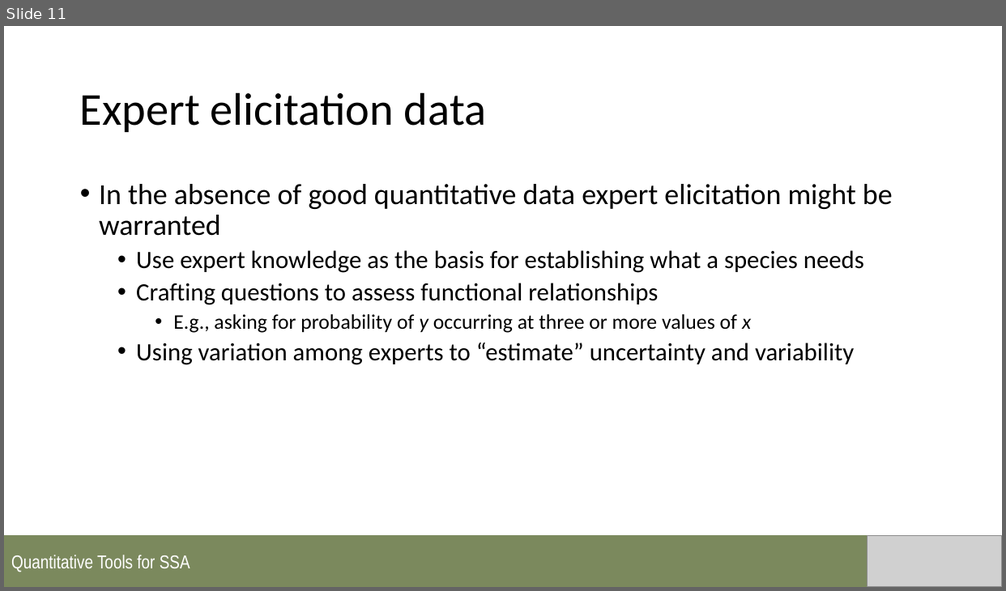
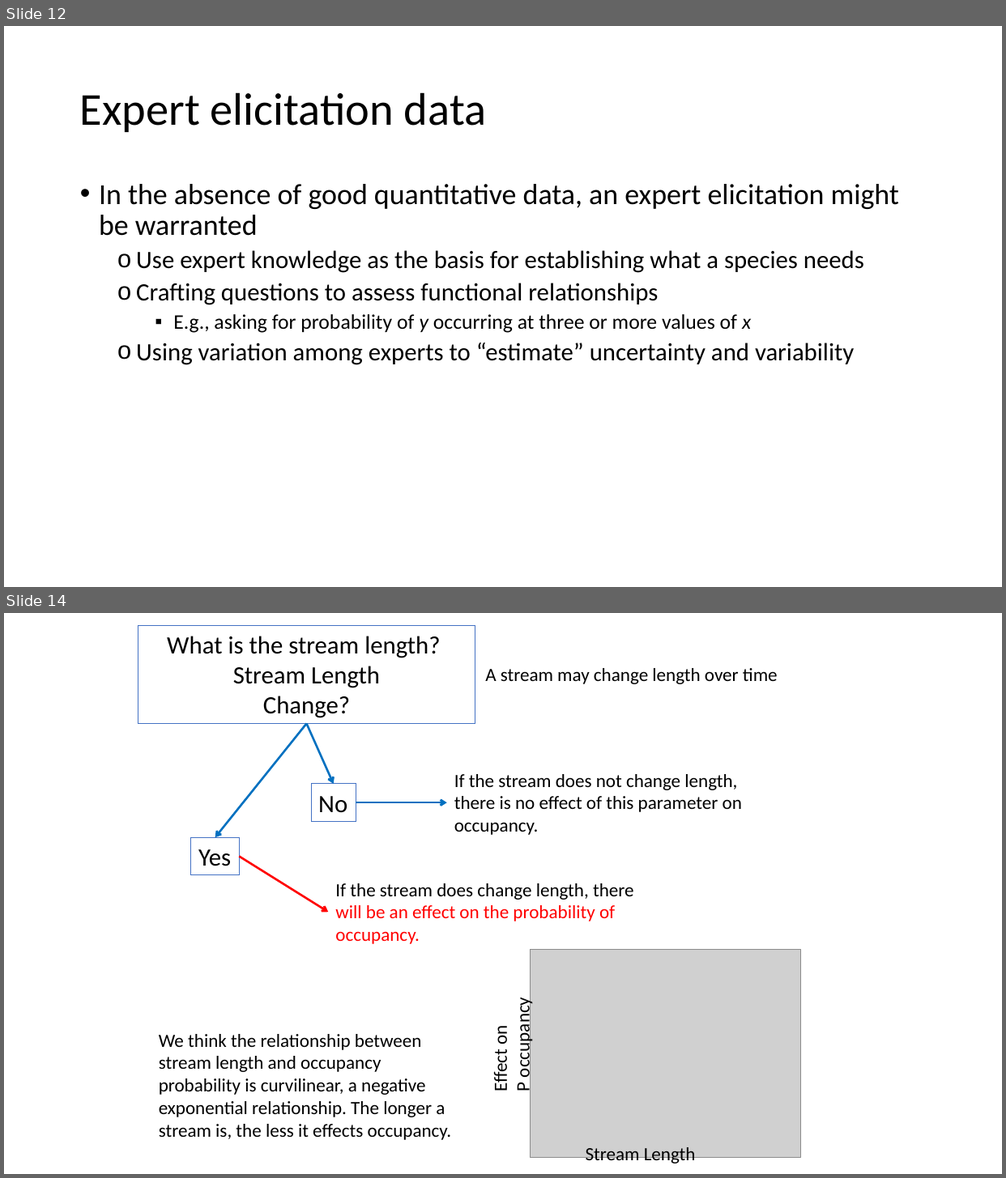
Before and after one commit to annamtucker/ssa-200, a slide deck: static/lectures/SSA_Lecture2_QualitativeData.pptx. Shown one above the other, each under a label of ours: slide 11 before the commit, slides 12 and 14 after it; the slides between them are not shown. The pictures are 1006x591 and 1006x1178 pixels, drawn with LibreOffice and Linux fonts; fonts in the diff are those of the drawing; grey boxes stand for pictures; background and template pictures are left out. Boxes give left, top, right and bottom in pixels: in the first picture for what was removed or moved away, otherwise in the second. Text is boxed around its words. In the diff, an @@ line names an element or a change of style, - is before the commit and + after.

```diff
--- a/static/lectures/SSA_Lecture2_QualitativeData.pptx
+++ b/static/lectures/SSA_Lecture2_QualitativeData.pptx
@@ slide 14 added at (4,613,1002,1174), background #FFFFFF @@
@@ rectangle added at (138,625,475,723), outline #4472C4 0.75 pt, 24 pt, text #000000 @@
+What is the stream length?
+Stream Length
+Change?
@@ text added at (485,668,778,684), 18 pt, text #000000 @@
+A stream may change length over time
@@ arrow added from (306, 724) to (215, 837), #0070C0 2 pt @@
@@ arrow added from (306, 724) to (334, 784), #0070C0 2 pt @@
@@ text added at (454,774,742,835), 18 pt, text #000000 @@
+If the stream does not change length, there is no effect of this parameter on occupancy.
@@ rectangle added at (311,784,356,821), outline #4472C4 0.75 pt, 24 pt, text #000000 @@
+No
@@ arrow added from (356, 803) to (447, 803), #0070C0 2 pt @@
@@ rectangle added at (191,837,239,875), outline #4472C4 0.75 pt, 24 pt, text #000000 @@
+Yes
@@ arrow added from (239, 856) to (328, 913), #FF0000 2 pt @@
@@ text added at (335,884,634,944), 18 pt, text #FF0000 @@
+If the stream does change length, there will be an effect on the probability of occupancy.
@@ picture added at (530,950,800,1158) @@
@@ text added at (489,1005,535,1092), 18 pt, text #000000 @@
+Effect on
+P occupancy
@@ text added at (159,1034,452,1140), 18 pt, text #000000 @@
+We think the relationship between stream length and occupancy probability is curvilinear, a negative exponential relationship. The longer a stream is, the less it effects occupancy.
@@ text added at (586,1148,696,1165), 18 pt, text #000000 @@
+Stream Length
@@ what was slide 11 is now slide 12 @@
@@ slide 12 changed as well @@
@@ text at (99,184,899,236): text changed @@
-• In the absence of good quantitative data expert elicitation might be warranted
+• In the absence of good quantitative data, an expert elicitation might be warranted
@@ rectangle removed at (4,535,1002,587) @@
-Quantitative Tools for SSA
@@ picture removed at (868,535,1002,587) @@
```
Also in this commit, not shown: 12 other slides changed, 2 other slides added, 2 other files.
